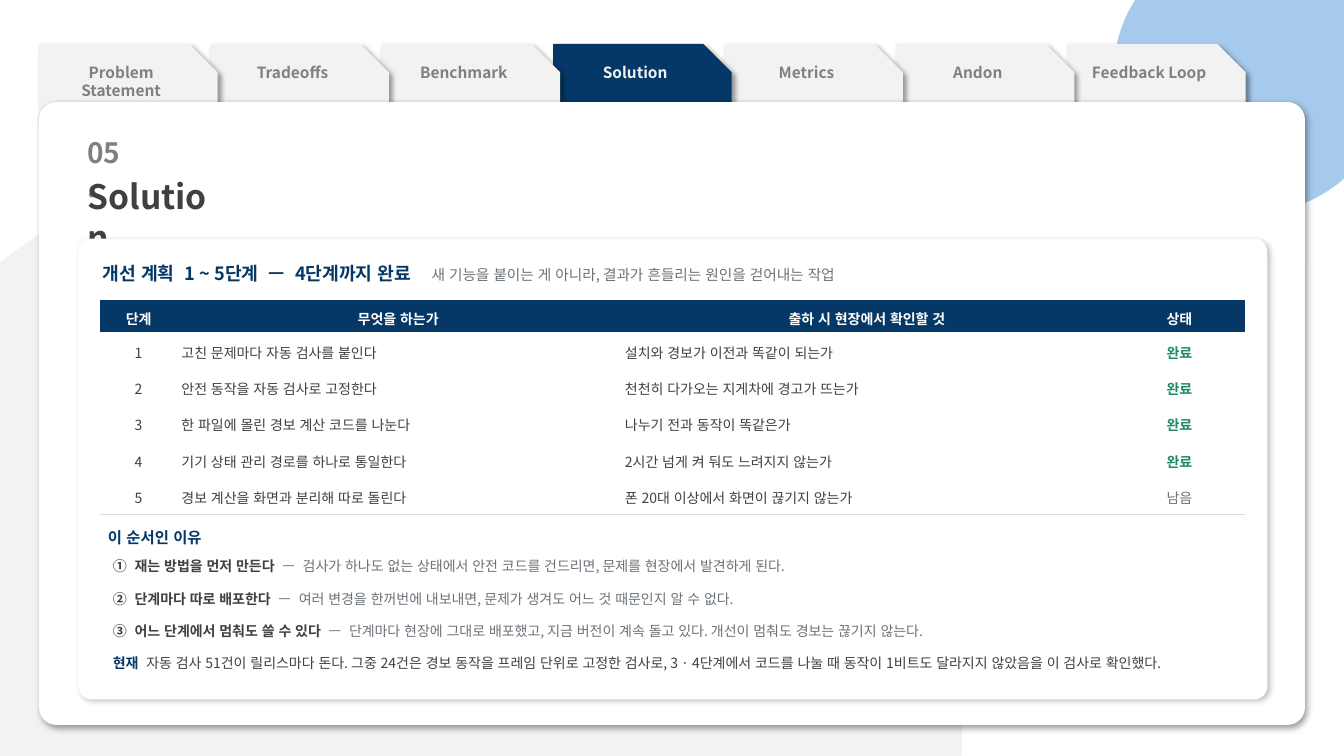
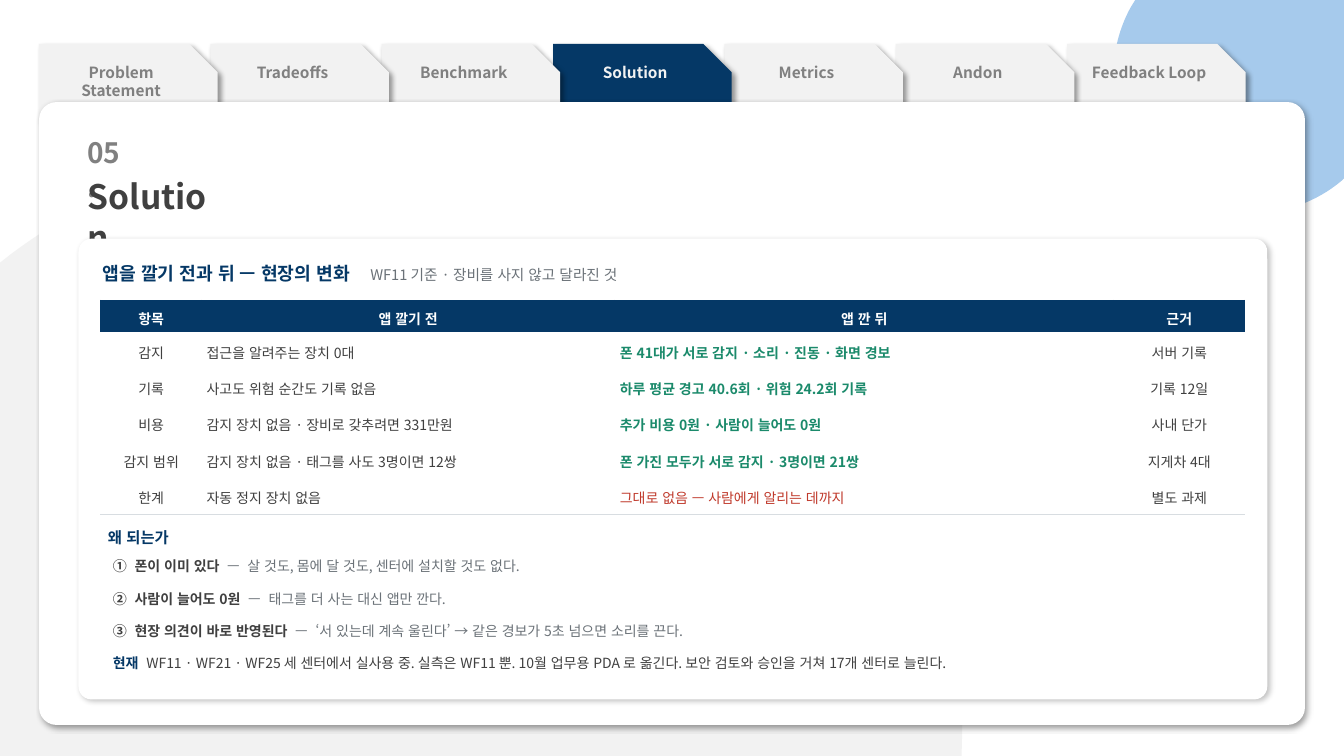
Before and after one commit to pslymzero-cyber/SafeAlert, a slide deck: slide 11 of docs/presentation/contest/SafeAlert_CouSolve_Contest.pptx. Drawn at 1344x756 pixels with LibreOffice and Linux fonts; fonts in the diff are those of the drawing. Boxes give left, top, right and bottom in pixels: in the first picture for what was removed or moved away, otherwise in the second. Text is boxed around its words. In the diff, an @@ line names an element or a change of style, - is before the commit and + after.

```diff
--- a/docs/presentation/contest/SafeAlert_CouSolve_Contest.pptx
+++ b/docs/presentation/contest/SafeAlert_CouSolve_Contest.pptx
@@ text at (103,264,618,282): text changed @@
-개선 계획 1 ~ 5단계 — 4단계까지 완료 새 기능을 붙이는 게 아니라, 결과가 흔들리는 원인을 걷어내는 작업
+앱을 깔기 전과 뒤 — 현장의 변화 WF11 기준 · 장비를 사지 않고 달라진 것
@@ table at (101,300,1245,514) @@
-row 1: 단계 | 무엇을 하는가 | 출하 시 현장에서 확인할 것 | 상태
+row 1: 항목 | 앱 깔기 전 | 앱 깐 뒤 | 근거
-row 2: 1 | 고친 문제마다 자동 검사를 붙인다 | 설치와 경보가 이전과 똑같이 되는가 | 완료
+row 2: 감지 | 접근을 알려주는 장치 0대 | 폰 41대가 서로 감지 · 소리 · 진동 · 화면 경보 | 서버 기록
-row 3: 2 | 안전 동작을 자동 검사로 고정한다 | 천천히 다가오는 지게차에 경고가 뜨는가 | 완료
+row 3: 기록 | 사고도 위험 순간도 기록 없음 | 하루 평균 경고 40.6회 · 위험 24.2회 기록 | 기록 12일
-row 4: 3 | 한 파일에 몰린 경보 계산 코드를 나눈다 | 나누기 전과 동작이 똑같은가 | 완료
+row 4: 비용 | 감지 장치 없음 · 장비로 갖추려면 331만원 | 추가 비용 0원 · 사람이 늘어도 0원 | 사내 단가
-row 5: 4 | 기기 상태 관리 경로를 하나로 통일한다 | 2시간 넘게 켜 둬도 느려지지 않는가 | 완료
+row 5: 감지 범위 | 감지 장치 없음 · 태그를 사도 3명이면 12쌍 | 폰 가진 모두가 서로 감지 · 3명이면 21쌍 | 지게차 4대
-row 6: 5 | 경보 계산을 화면과 분리해 따로 돌린다 | 폰 20대 이상에서 화면이 끊기지 않는가 | 남음
+row 6: 한계 | 자동 정지 장치 없음 | 그대로 없음 — 사람에게 알리는 데까지 | 별도 과제
@@ text at (108,527,169,547): text changed @@
-이 순서인 이유
+왜 되는가
@@ text at (113,559,519,573): text changed @@
-① 재는 방법을 먼저 만든다 — 검사가 하나도 없는 상태에서 안전 코드를 건드리면, 문제를 현장에서 발견하게 된다.
+① 폰이 이미 있다 — 살 것도, 몸에 달 것도, 센터에 설치할 것도 없다.
@@ text at (113,592,446,606): text changed @@
-② 단계마다 따로 배포한다 — 여러 변경을 한꺼번에 내보내면, 문제가 생겨도 어느 것 때문인지 알 수 없다.
+② 사람이 늘어도 0원 — 태그를 더 사는 대신 앱만 깐다.
@@ text at (113,624,683,638): text changed @@
-③ 어느 단계에서 멈춰도 쓸 수 있다 — 단계마다 현장에 그대로 배포했고, 지금 버전이 계속 돌고 있다. 개선이 멈춰도 경보는 끊기지 않는다.
+③ 현장 의견이 바로 반영된다 — ‘서 있는데 계속 울린다’ → 같은 경보가 5초 넘으면 소리를 끈다.
@@ text at (113,656,946,669): text changed @@
-현재 자동 검사 51건이 릴리스마다 돈다. 그중 24건은 경보 동작을 프레임 단위로 고정한 검사로, 3 · 4단계에서 코드를 나눌 때 동작이 1비트도 달라지지 않았음을 이 검사로 확인했다.
+현재 WF11 · WF21 · WF25 세 센터에서 실사용 중. 실측은 WF11 뿐. 10월 업무용 PDA 로 옮긴다. 보안 검토와 승인을 거쳐 17개 센터로 늘린다.
```
Also in this commit, not shown: 12 other slides changed, 2 other files.
